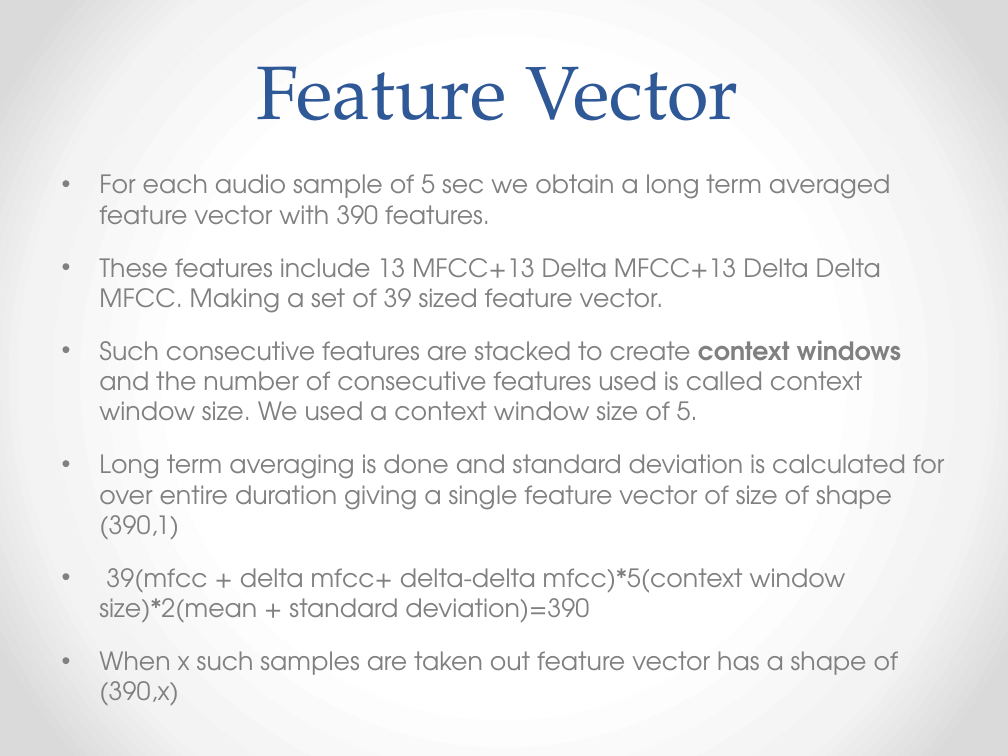
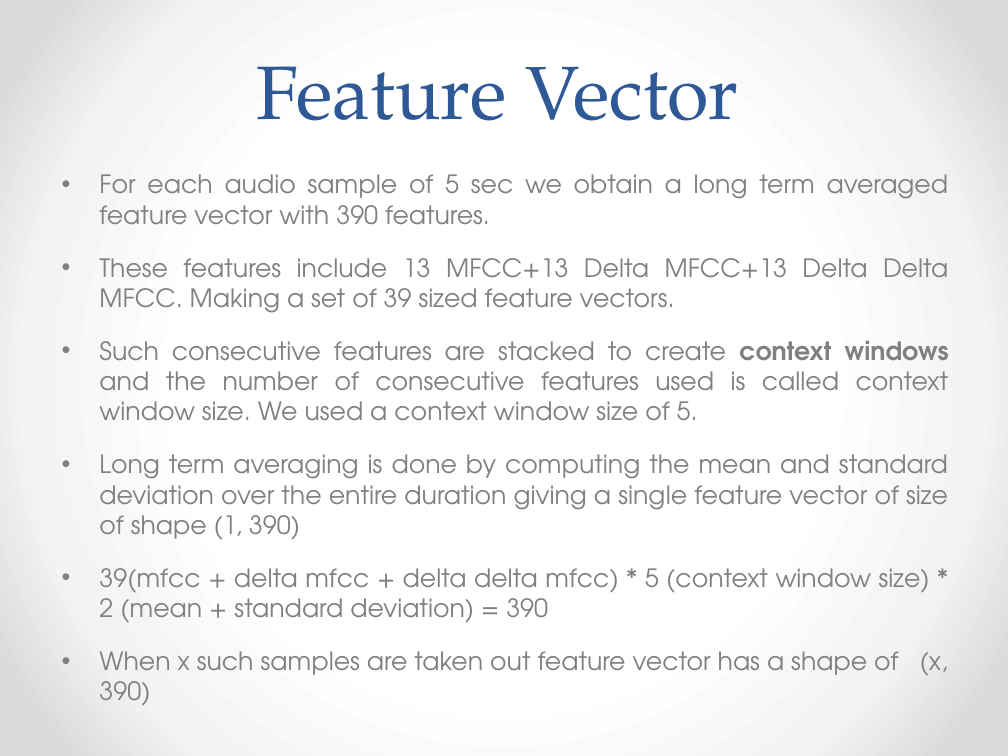
Before and after one commit to AudioExtractors/LanguageDetection, a slide deck: slide 9 of Docs/Presentation.pptx. Drawn at 1008x756 pixels with LibreOffice and Linux fonts; fonts in the diff are those of the drawing. Boxes give left, top, right and bottom in pixels: in the first picture for what was removed or moved away, otherwise in the second. Text is boxed around its words. In the diff, an @@ line names an element or a change of style, - is before the commit and + after.

```diff
--- a/Docs/Presentation.pptx
+++ b/Docs/Presentation.pptx
@@ text at bbox=[99, 174, 949, 420]: alignment left to justified @@
@@ text at bbox=[99, 258, 948, 313]: text changed @@
-• These features include 13 MFCC+13 Delta MFCC+13 Delta Delta MFCC. Making a set of 39 sized feature vector.
+• These features include 13 MFCC+13 Delta MFCC+13 Delta Delta MFCC. Making a set of 39 sized feature vectors.
@@ text at bbox=[99, 454, 948, 705]: text changed @@
-• Long term averaging is done and standard deviation is calculated for over entire duration giving a single feature vector of size of shape (390,1)
-• 39(mfcc + delta mfcc+ delta-delta mfcc)*5(context window size)*2(mean + standard deviation)=390
-• When x such samples are taken out feature vector has a shape of (390,x)
+• Long term averaging is done by computing the mean and standard deviation over the entire duration giving a single feature vector of size of shape (1, 390)
+• 39(mfcc + delta mfcc + delta delta mfcc) * 5 (context window size) * 2 (mean + standard deviation) = 390
+• When x such samples are taken out feature vector has a shape of (x, 390)
```
Also in this commit, not shown: 6 other slides changed, 1 slide removed.
